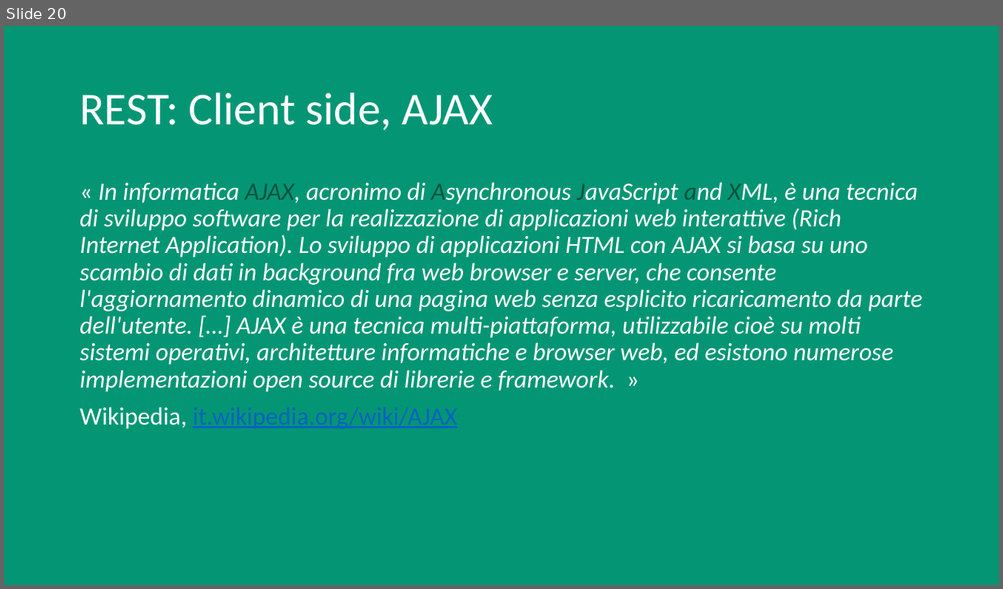
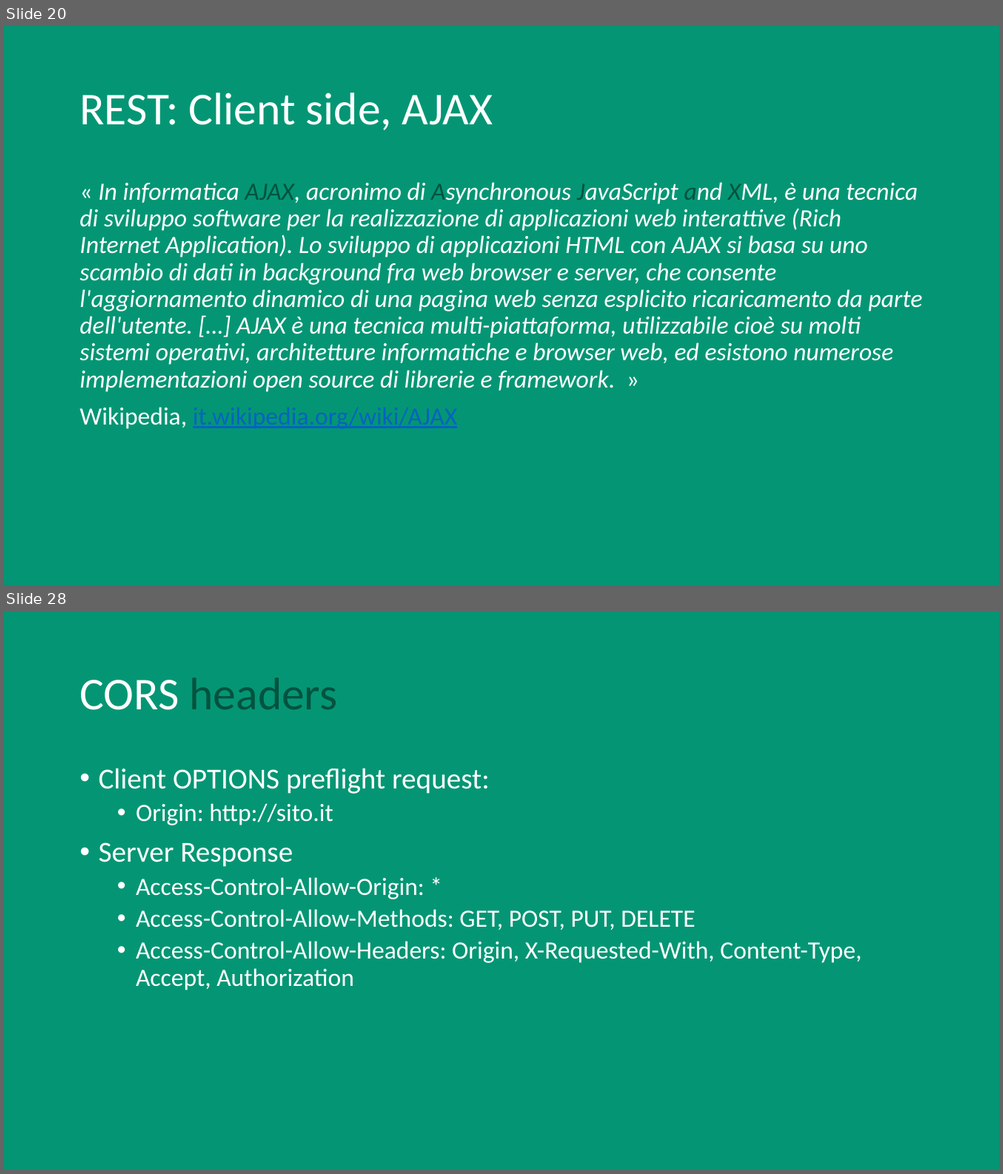
Before and after one commit to vassallocarlo/Tesi-RESTful, a slide deck: REST.pptx. Shown one above the other, each under a label of ours: slide 20 before the commit, slides 20 and 28 after it; the slides between them are not shown. The pictures are 1003x589 and 1003x1174 pixels, drawn with LibreOffice and Linux fonts; fonts in the diff are those of the drawing. Boxes give left, top, right and bottom in pixels: in the first picture for what was removed or moved away, otherwise in the second. Text is boxed around its words. In the diff, an @@ line names an element or a change of style, - is before the commit and + after.

```diff
--- a/REST.pptx
+++ b/REST.pptx
@@ slide 28 added at bbox=[4, 611, 999, 1170], background #049674 @@
@@ title added at bbox=[79, 678, 338, 710], 44 pt, text #02523F @@
+CORS headers
@@ text added at bbox=[99, 768, 861, 991], 24 pt, text #FFFFFF @@
+• Client OPTIONS preflight request:
+  • Origin: http://sito.it
+• Server Response
+  • Access-Control-Allow-Origin: *
+  • Access-Control-Allow-Methods: GET, POST, PUT, DELETE
+  • Access-Control-Allow-Headers: Origin, X-Requested-With, Content-Type, Accept, Authorization
```
Also in this commit, not shown: 6 slides changed, 8 other slides added, 9 other files.
